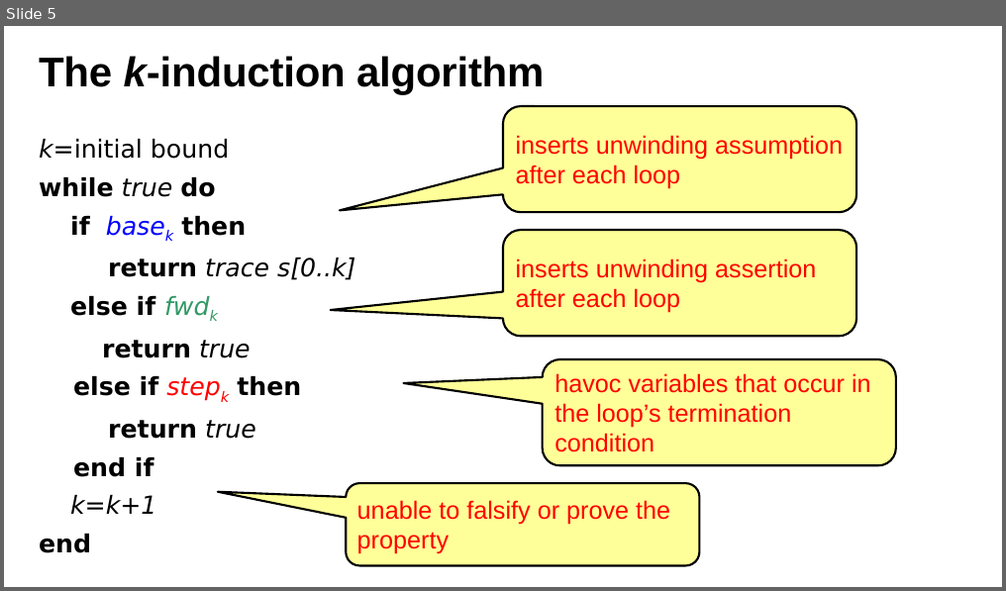
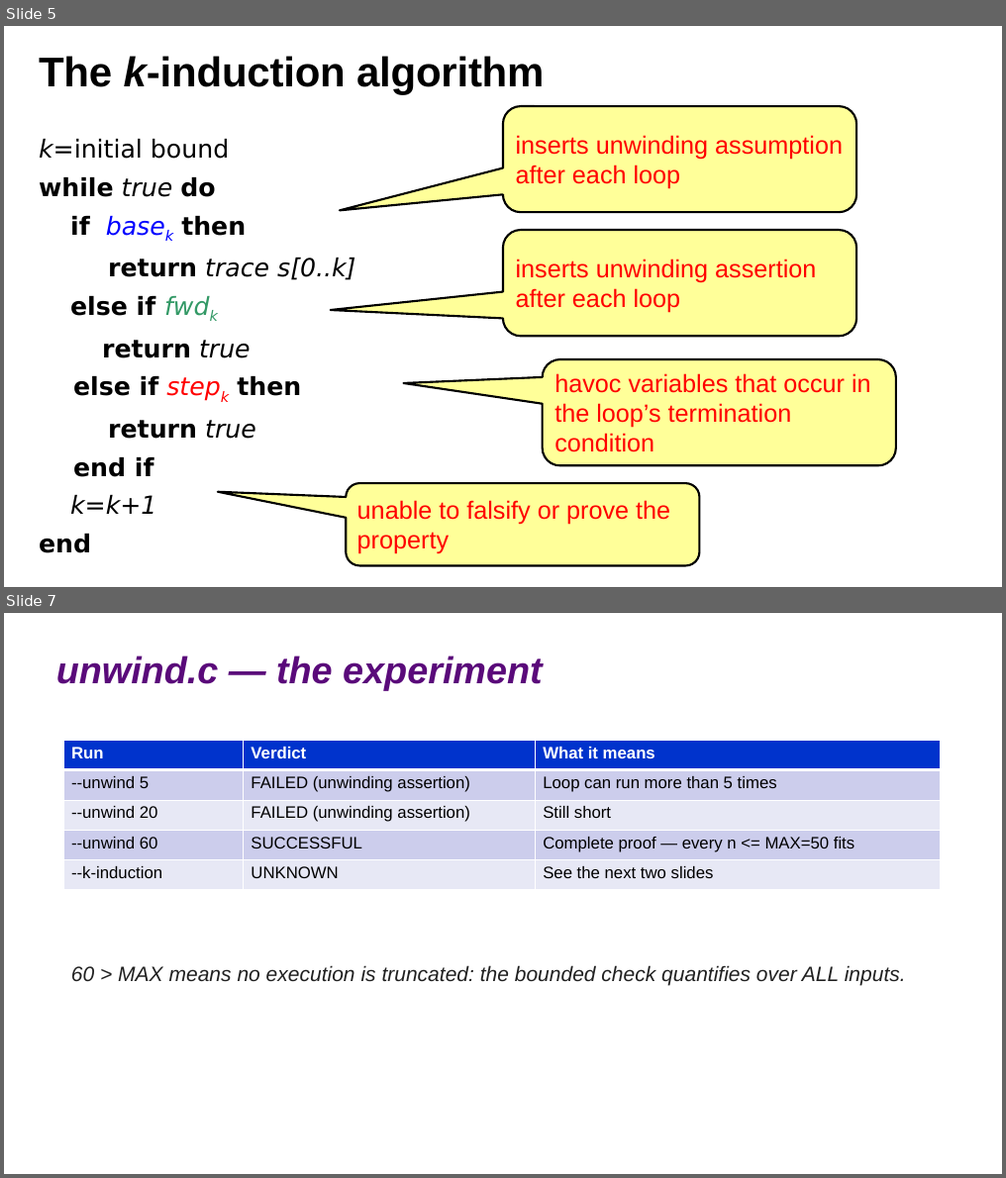
Before and after one commit to lucasccordeiro/unifei, a slide deck: slides/session2/03-k-induction.pptx. Shown one above the other, each under a label of ours: slide 5 before the commit, slides 5 and 7 after it; the slides between them are not shown. The pictures are 1006x591 and 1006x1178 pixels, drawn with LibreOffice and Linux fonts; fonts in the diff are those of the drawing. Boxes give left, top, right and bottom in pixels: in the first picture for what was removed or moved away, otherwise in the second. Text is boxed around its words. In the diff, an @@ line names an element or a change of style, - is before the commit and + after.

```diff
--- a/slides/session2/03-k-induction.pptx
+++ b/slides/session2/03-k-induction.pptx
@@ slide 7 added at [4,613,1002,1174], background #FFFFFF @@
@@ text added at [56,656,543,691], 36 pt, text #5A0A7A, bold, italic @@
+unwind.c — the experiment
@@ table added at [63,741,940,890], 5 rows, 3 columns @@
+Run | Verdict | What it means
+--unwind 5 | FAILED (unwinding assertion) | Loop can run more than 5 times
+--unwind 20 | FAILED (unwinding assertion) | Still short
+--unwind 60 | SUCCESSFUL | Complete proof — every n <= MAX=50 fits
+--k-induction | UNKNOWN | See the next two slides
@@ text added at [71,965,906,985], 20 pt, text #212121, italic @@
+60 > MAX means no execution is truncated: the bounded check quantifies over ALL inputs.
```
Also in this commit, not shown: 4 other slides added, 12 other files.
